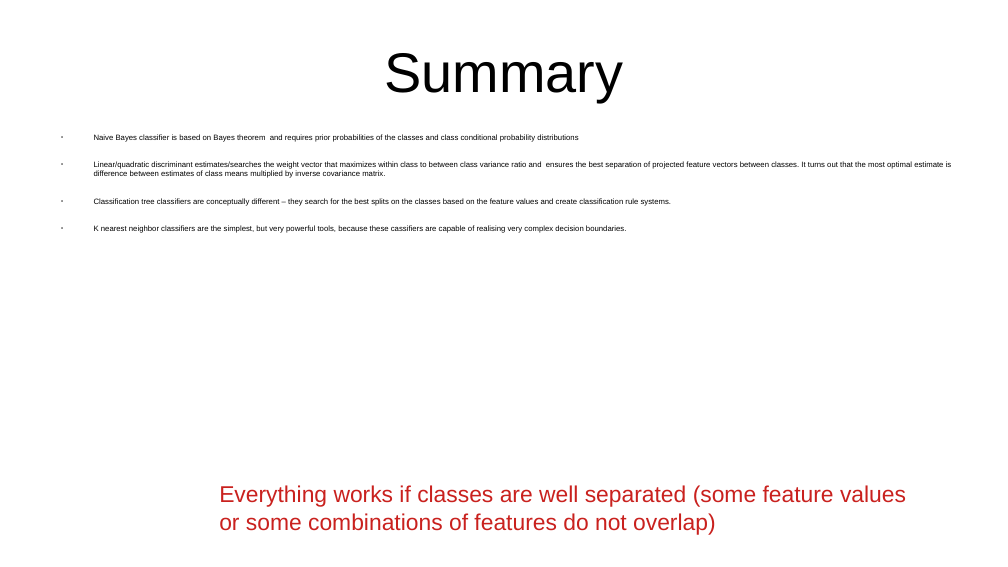
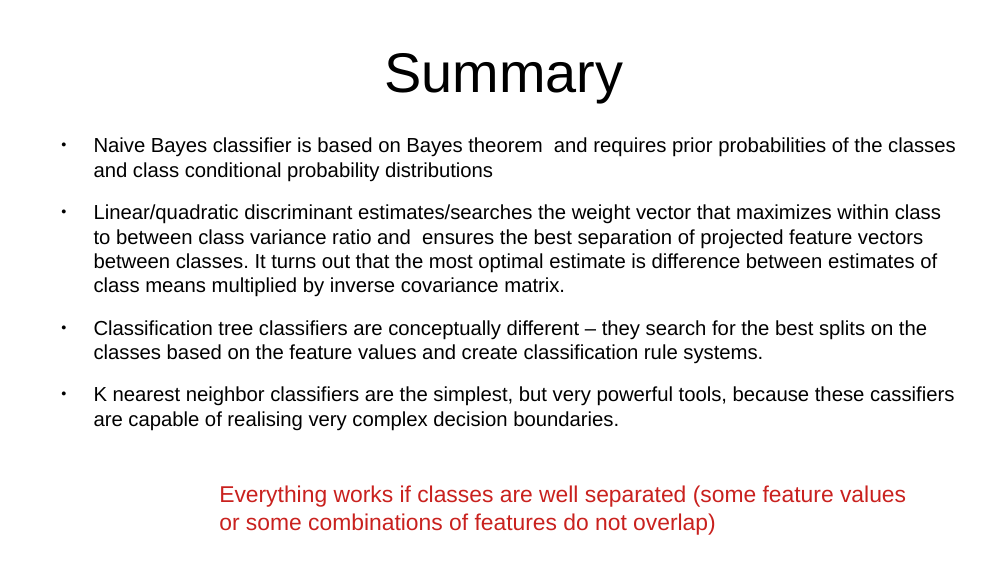
Before and after one commit to VitaT/DM-course-2019, a slide deck: slide 23 of slides/Week2.pptx. Drawn at 1008x567 pixels with LibreOffice and Linux fonts; fonts in the diff are those of the drawing. Boxes give left, top, right and bottom in pixels: in the first picture for what was removed or moved away, otherwise in the second. Text is boxed around its words. In the diff, an @@ line names an element or a change of style, - is before the commit and + after.

```diff
--- a/slides/Week2.pptx
+++ b/slides/Week2.pptx
@@ text "Naive Bayes classifier is based ..." at [94, 137, 956, 431]: size 6.1 to 16 pt @@
```
Also in this commit, not shown: 18 other slides changed, 1 other file.
